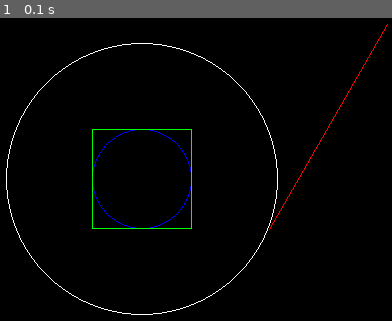
Above: before the commit, frame 1.
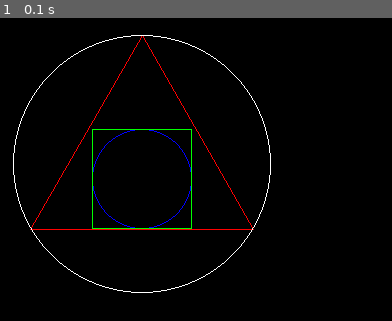
Above: after the commit, the same moment.

Repository: esmedrano/pygames
Game: pygame game, started from stone_of_philosophers.py
Same seed, same stepped clock (60 frames per second), same inputs: the game is played once before the commit and once after it.
Inputs:
- Up to frame 1 (0.1 s): no input

The runs differ from the first frame. In frame 1, 1.9% of the frame differs, in the area x 1-99%, y 1-99%.

Commit message:
Update stone_of_philosophers.py

Diff:
--- a/stone_of_philosophers.py
+++ b/stone_of_philosophers.py
@@ -1,4 +1,5 @@
 import pygame as pg
+import operator
 from math import pi, sqrt, sin, cos
 
 pg.init()
@@ -23,37 +24,68 @@
     self.side_num = side_num
     self.pos = pos
     self.side_len = side_len
+    self.vertices = []
 
   def draw(self):
+    ops = {0: operator.add, 1: operator.sub, 3: 0}
     rotation_ang =  2 * pi / self.side_num
+    inner_angle = pi / self.side_num
+    angle_count = 0
     endpoint = [0, 0]
-    angle_count = 0
+    pos = self.pos[:]
     for _ in [*range(0, self.side_num)]:
-      if angle_count < 90:
-        endpoint[0] = self.pos[0] - self.side_len * cos(rotation_ang)
-        endpoint[1] = self.pos[1] - self.side_len * sin(rotation_ang)
-      if angle_count > 90:
-        pass
-      pg.draw.line(self.surface, self.color, self.pos, endpoint)
-      # self.pos = endpoint[:]
       angle_count += rotation_ang
+      if angle_count < pi / 2:
+        op_x = 0
+        op_y = 1
+      elif angle_count == pi / 2:
+        op_x = 3
+        op_y = 1
+      elif pi / 2 < angle_count < pi:
+        op_x = 1
+        op_y = 1
+      elif angle_count == pi:
+        op_x = 1
+        op_y = 3
+      elif pi < angle_count < 3 * pi / 2:
+        op_x = 1
+        op_y = 0
+      elif angle_count == 3 * pi / 2:
+        op_x = 3
+        op_y = 0
+      elif 3 * pi / 2 < angle_count < 2 * pi:
+        op_x = 0
+        op_y = 0
+      elif angle_count == 2 * pi:
+        op_x = 0
+        op_y = 3
+      if op_x != 3:
+        endpoint[0] = ops[op_x](pos[0], self.side_len * abs(cos(inner_angle)))
+        if op_y == 3:
+          endpoint[0] = ops[op_x](pos[0], self.side_len)
+      if op_y != 3:
+        endpoint[1] = ops[op_y](pos[1], self.side_len * abs(sin(inner_angle)))
+        if op_x == 3:
+          endpoint[1] = ops[op_y](pos[1], self.side_len)
+      pg.draw.line(self.surface, self.color, pos, endpoint)
+      self.vertices.append(pos)
+      pos = endpoint[:]
 
 
-def stone_of_philosophers(center_radius):
-  a = center_radius
-  c = center_radius * (SQRT_3 + 1)
-  b = sqrt(c ** 2 - a ** 2)
-  start_point = (CENTER[0] + b, CENTER[1] + center_radius)
-  x = center_radius * 2
-  y = b - center_radius
-  z = sqrt(a ** 2 + b ** 2)
-  side_len = (center_radius * 2 + z)
+def stone_of_philosophers(inner_radius):
+  side_len = inner_radius + 2 * SQRT_3 * inner_radius
+  start_point = [CENTER[0] + side_len / 2, CENTER[1] + inner_radius]
   triangle = Regular_Polygon(window, RED, 3, start_point, side_len)
-  pg.draw.circle(window, BLUE, CENTER, center_radius, 1)
-  pg.draw.rect(window, GREEN, (CENTER[0] - center_radius, CENTER[1] - center_radius,
-                               center_radius * 2, center_radius * 2), 1)
+  pg.draw.circle(window, BLUE, CENTER, inner_radius, 1)
+  pg.draw.rect(window, GREEN, (CENTER[0] - inner_radius, CENTER[1] - inner_radius,
+                               inner_radius * 2, inner_radius * 2), 1)
   triangle.draw()
-  pg.draw.circle(window, WHITE, CENTER, int(center_radius * (SQRT_3 + 1)), 1)
+  centroid = (int((triangle.vertices[0][0] + triangle.vertices[1][0] + triangle.vertices[2][0]) / 3),
+              int((triangle.vertices[0][1] + triangle.vertices[1][1] + triangle.vertices[2][1]) / 3))
+  a = start_point[0] - centroid[0]
+  b = start_point[1] - centroid[1]
+  outer_radius = int(sqrt(a ** 2 + b ** 2))
+  pg.draw.circle(window, WHITE, centroid, outer_radius, 1)
 
 
 def main():
